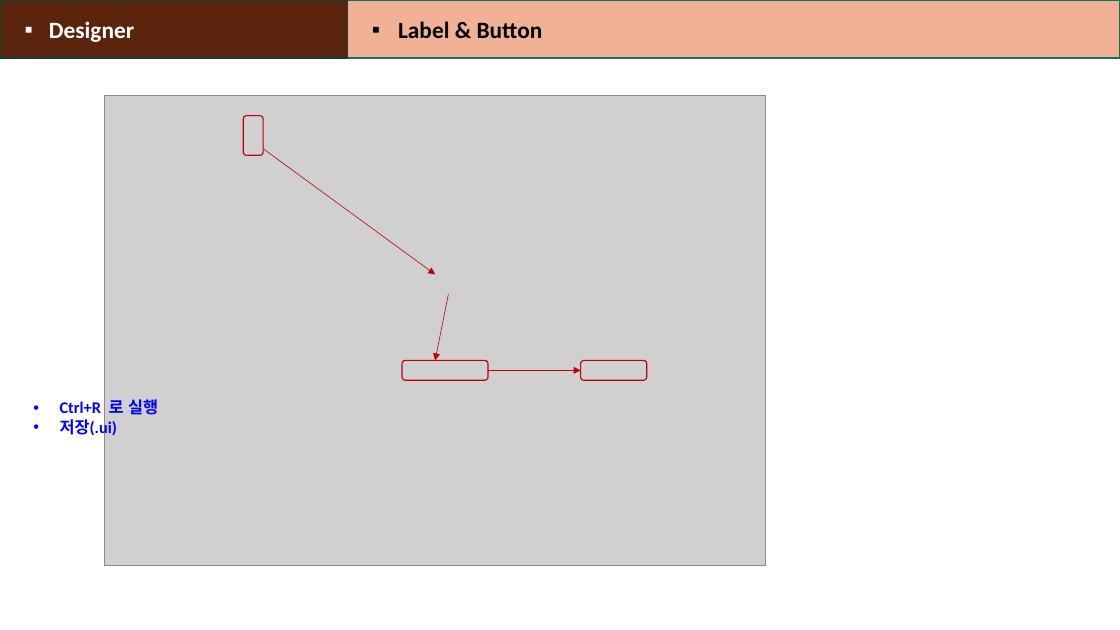
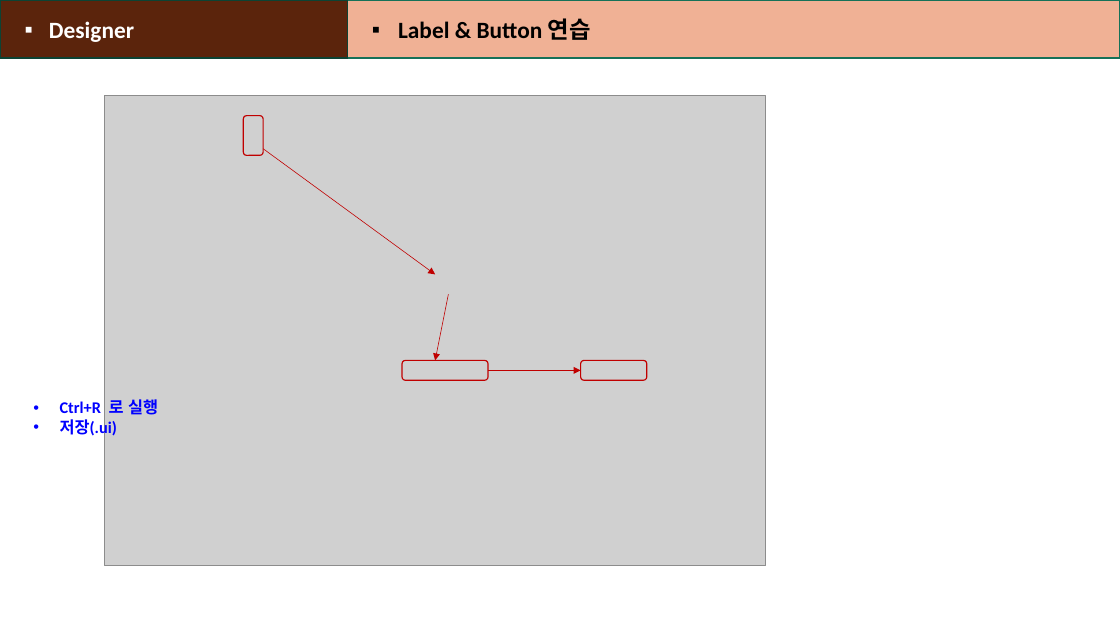
Before and after one commit to heartcom/Linux-Program, a slide deck: slide 44 of 2_Rpi_GPIO_DHT11_PyQt.pptx (slide 15 before the commit). Drawn at 1120x630 pixels with LibreOffice and Linux fonts; fonts in the diff are those of the drawing; grey boxes stand for pictures. Boxes give left, top, right and bottom in pixels: in the first picture for what was removed or moved away, otherwise in the second. Text is boxed around its words. In the diff, an @@ line names an element or a change of style, - is before the commit and + after.

```diff
--- a/2_Rpi_GPIO_DHT11_PyQt.pptx
+++ b/2_Rpi_GPIO_DHT11_PyQt.pptx
@@ text in rectangle at box(398, 18, 591, 40): text changed @@
-▪ Label & Button
+▪ Label & Button 연습
```
Also in this commit, not shown: 11 other slides changed, 29 slides added, 1 other file.
